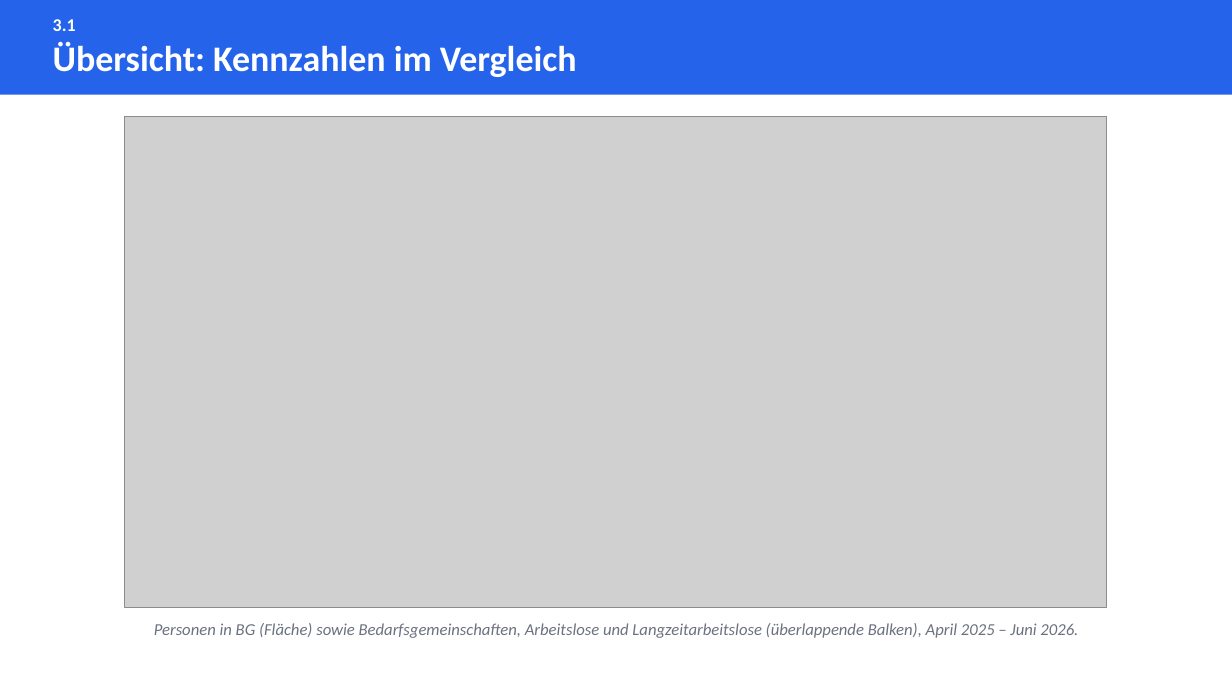
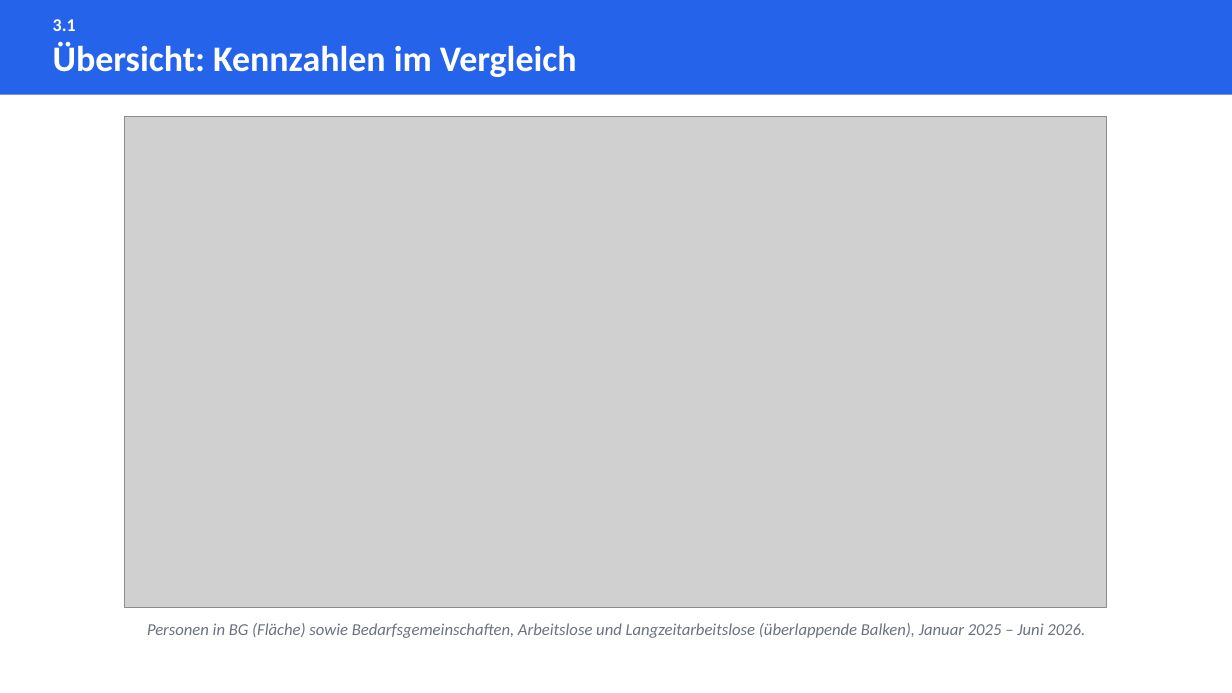
Before and after one commit to eufunk/arbeitsmarkt-regensburg, a slide deck: slide 11 of Dok/Projektpraesentation.pptx. Drawn at 1232x693 pixels with LibreOffice and Linux fonts; fonts in the diff are those of the drawing; grey boxes stand for pictures. Boxes give left, top, right and bottom in pixels: in the first picture for what was removed or moved away, otherwise in the second. Text is boxed around its words. In the diff, an @@ line names an element or a change of style, - is before the commit and + after.

```diff
--- a/Dok/Projektpraesentation.pptx
+++ b/Dok/Projektpraesentation.pptx
@@ text at (x1=147, y1=623, x2=1085, y2=638): text changed @@
-Personen in BG (Fläche) sowie Bedarfsgemeinschaften, Arbeitslose und Langzeitarbeitslose (überlappende Balken), April 2025 – Juni 2026.
+Personen in BG (Fläche) sowie Bedarfsgemeinschaften, Arbeitslose und Langzeitarbeitslose (überlappende Balken), Januar 2025 – Juni 2026.
```
Also in this commit, not shown: 10 other slides changed, 9 slides added, 21 other files.
